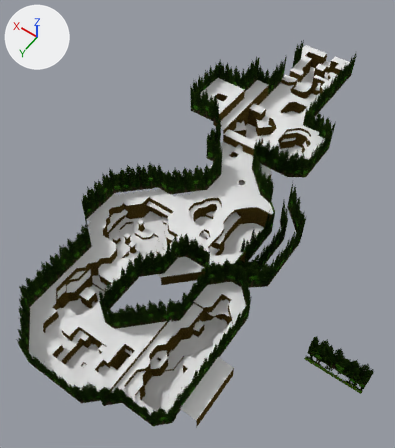
What one commit did to the Blender file Blends/level-6.blend.
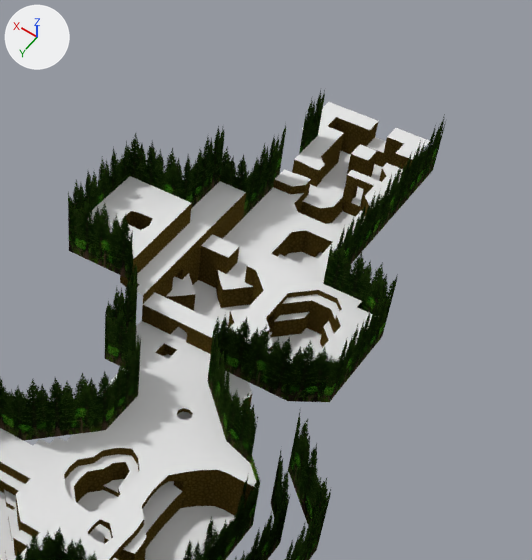
Each version appears first whole from a 50 mm lens placed at (-83.0, 146.0, 290.0), pointed at (45.0, -33.0, 10.0), and next in a close-up on the part from 41% to 100% of the width and 0% to 55% of the height. Every picture has the same lights, and +X, +Y and +Z are marked at upper left. The first two pictures are the older version.

The first close-up shows 'level-6', 'level-6-tree-wall'.
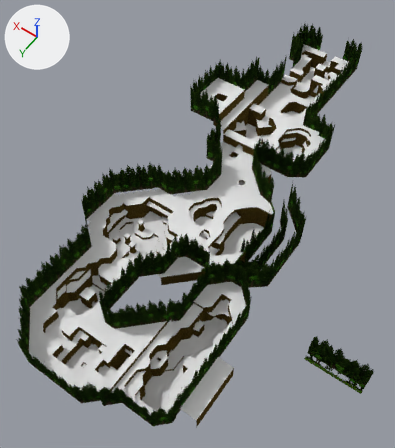
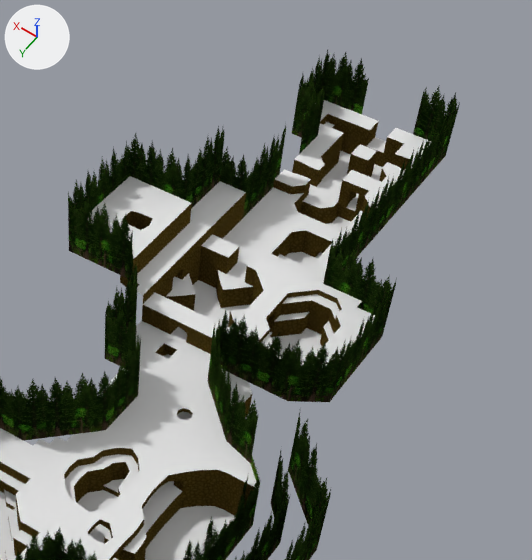
Commit message: working on level 6

What the commit changed:
me_level_6 is used by ob_level_6; location (0.0, 0.0, 0.0).
me_level_6 had 5132 vertices, 5261 faces and spanned x -28.0..105.0, y -242.0..98.0, z -12.0..30.0.
me_level_6 now has 5166 vertices, 5298 faces and spans x -28.0..105.0, y -242.0..98.0, z -12.0..30.0.
Part 1, on me_level_6:
13 vertices are removed from x 42.0..73.0, y -231.0..-203.0, z 2.0..14.0.
33 faces are deleted.
4 vertices move from x 42.0..49.0, y -205.0..-203.0, z 11.0..13.0 to x 46.0..49.0, y -205.0..-200.0, z 11.0..14.0.
20 vertices are added at x 32.0..59.0, y -242.0..-200.0, z 6.0..17.0.
13 new vertices lie (4.0, 0.0, 0.0) away from vertices in x 42.0..80.0, y -242.0..-200.0, z 6.0..17.0.
7 new vertices lie (0.0, 4.0, 0.0) away from vertices in x 39.0..49.0, y -228.0..-205.0, z 8.0..14.0.
7 new vertices lie (-4.0, 0.0, 0.0) away from vertices in x 39.0, y -242.0..-220.0, z 14.0.
35 new faces join them, mat_dirt_wall (picture img_dirt_wall_png).
35 new faces join them, mat_terrain (its picture is missing).
me_level_6 part 2: 3990 kept faces spanning x -28.0..105.0, y -242.0..98.0, z -12.0..30.0 get new texture (UV) coordinates.
me_level_6_tree_wall is used by ob_level_6_tree_wall; location (0.0, 0.0, 0.0).
Verts and faces of me_level_6_tree_wall; kept vertices keep their numbers, new ones are numbered from 164.
Before the commit, vertices of me_level_6_tree_wall: 152 (32.0, -231.0, 11.0) at pixel (433, 170), 153 (32.0, -231.0, 37.0), 162 (74.0, -220.0, 11.0), 163 (74.0, -220.0, 37.0).
me_level_6_tree_wall had 164 vertices, 63 faces and spanned x -90.0..105.0, y -231.0..98.0, z -6.0..48.0.
me_level_6_tree_wall now has 174 vertices, 68 faces and spans x -90.0..105.0, y -242.0..98.0, z -6.0..48.0.
Part 3, on me_level_6_tree_wall:
New vertex 164 is at (32.0, -242.0, 11.0), pixel (445, 155).
New vertex 165 is at (84.0, -220.0, 11.0), pixel (291, 133).
New vertex 166 is at (84.0, -242.0, 11.0).
New vertex 167 is at (66.0, -242.0, 11.0).
New vertex 168 is at (46.0, -242.0, 11.0).
New vertices 169 to 173 stand at vertices 164 to 168, in that order, plus (0.0, 0.0, 26.0).
New faces: (152, 153, 169, 164), (162, 165, 170, 163), (165, 166, 171, 170), (166, 167, 172, 171), (164, 169, 173, 168) (mat_tree_wall_solid).
me_level_6_tree_wall part 4: 10 kept faces spanning x 7.0..74.0, y -231.0..-74.0, z 11.0..37.0 get new texture (UV) coordinates.

Boxes [x1, y1, x2, y2] around the edits, measured in the close-ups (532 x 560 px):
'level-6', reshaped: before [0, 102, 430, 560]; after [0, 100, 431, 560]
'level-6-tree-wall', reshaped: before [0, 89, 447, 560]; after [0, 50, 460, 560]
part 1 of me_level_6, built on: before [320, 114, 374, 222]; after [315, 100, 431, 222]
part 2 of me_level_6, surface changed: [207, 102, 428, 463] in both
part 3 of me_level_6_tree_wall, added: after [292, 50, 460, 170]
part 4 of me_level_6_tree_wall, surface changed: [208, 92, 447, 463] in both
